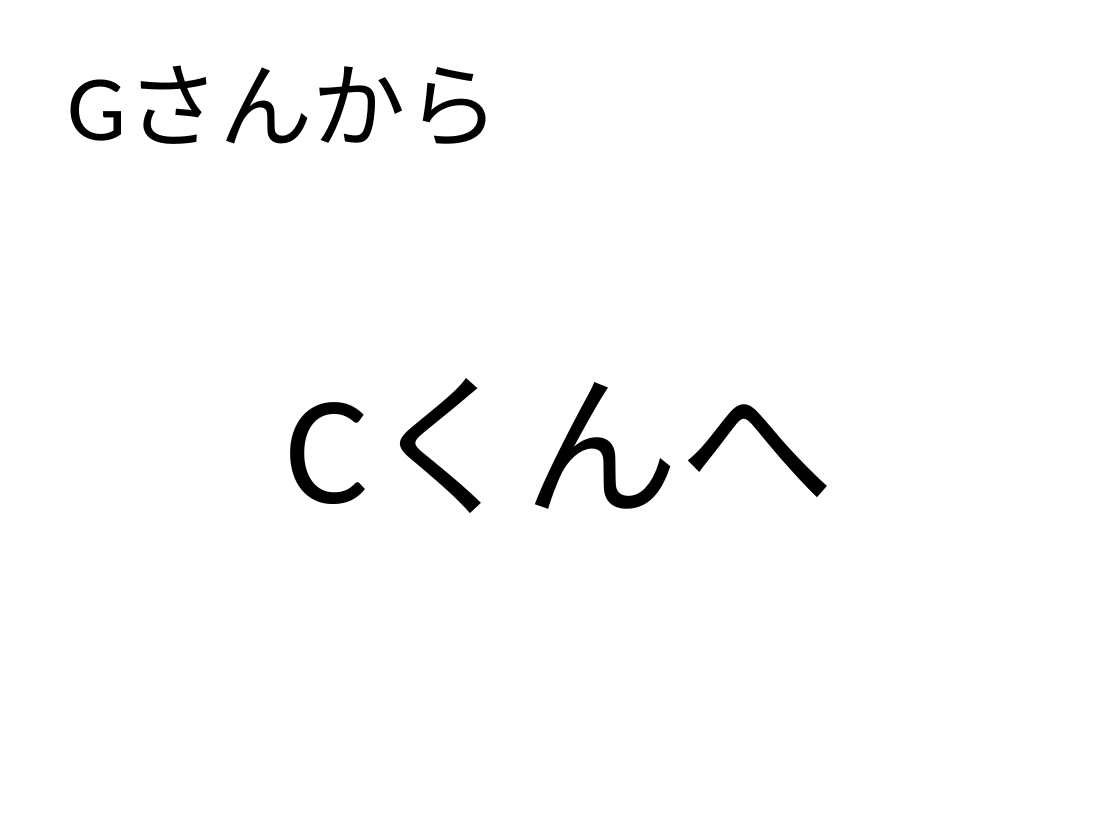
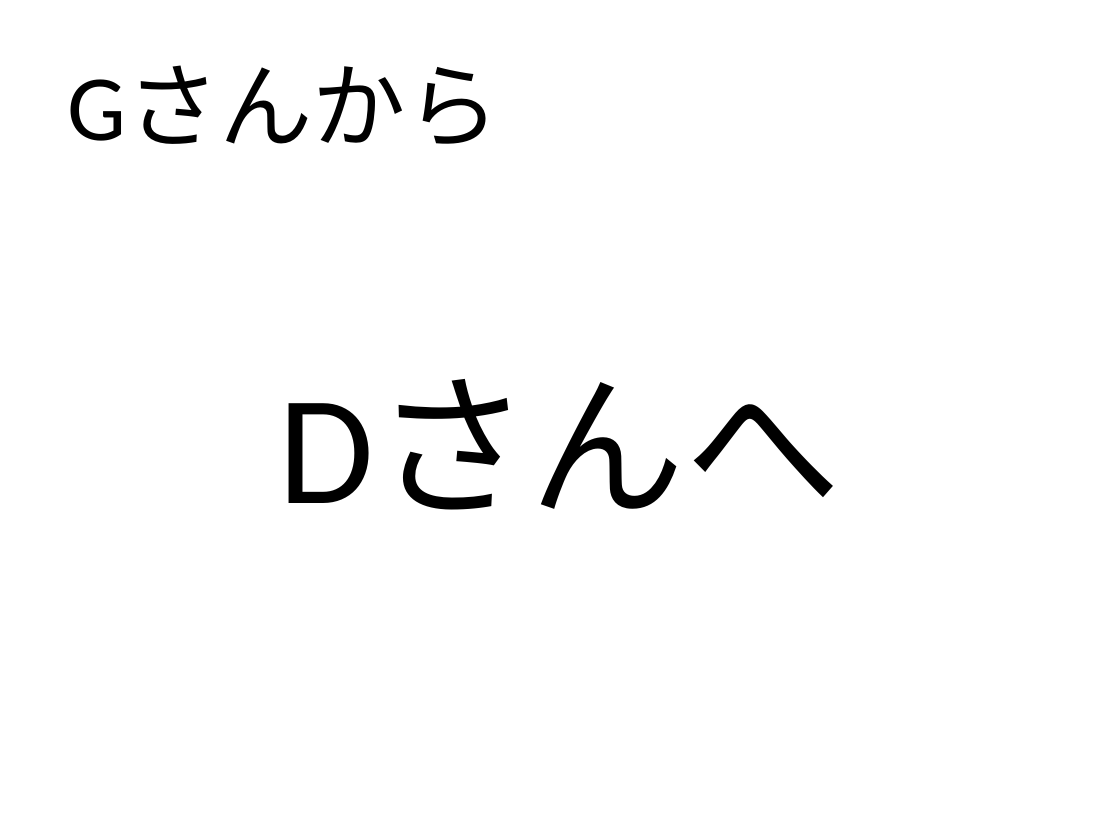
Before and after one commit to furaga/GiftExchange, a slide deck: slide 18 of GiftExchange.ppt (slide 12 before the commit). Drawn at 1120x840 pixels with LibreOffice and Linux fonts; fonts in the diff are those of the drawing. Boxes give left, top, right and bottom in pixels: in the first picture for what was removed or moved away, otherwise in the second. Text is boxed around its words. In the diff, an @@ line names an element or a change of style, - is before the commit and + after.

```diff
--- a/GiftExchange.ppt
+++ b/GiftExchange.ppt
@@ text at box(279, 379, 841, 510): text changed @@
-Cくんへ
+Dさんへ
```
Also in this commit, not shown: 5 other slides changed, 5 slides added, 3 slides removed, 1 other file.
